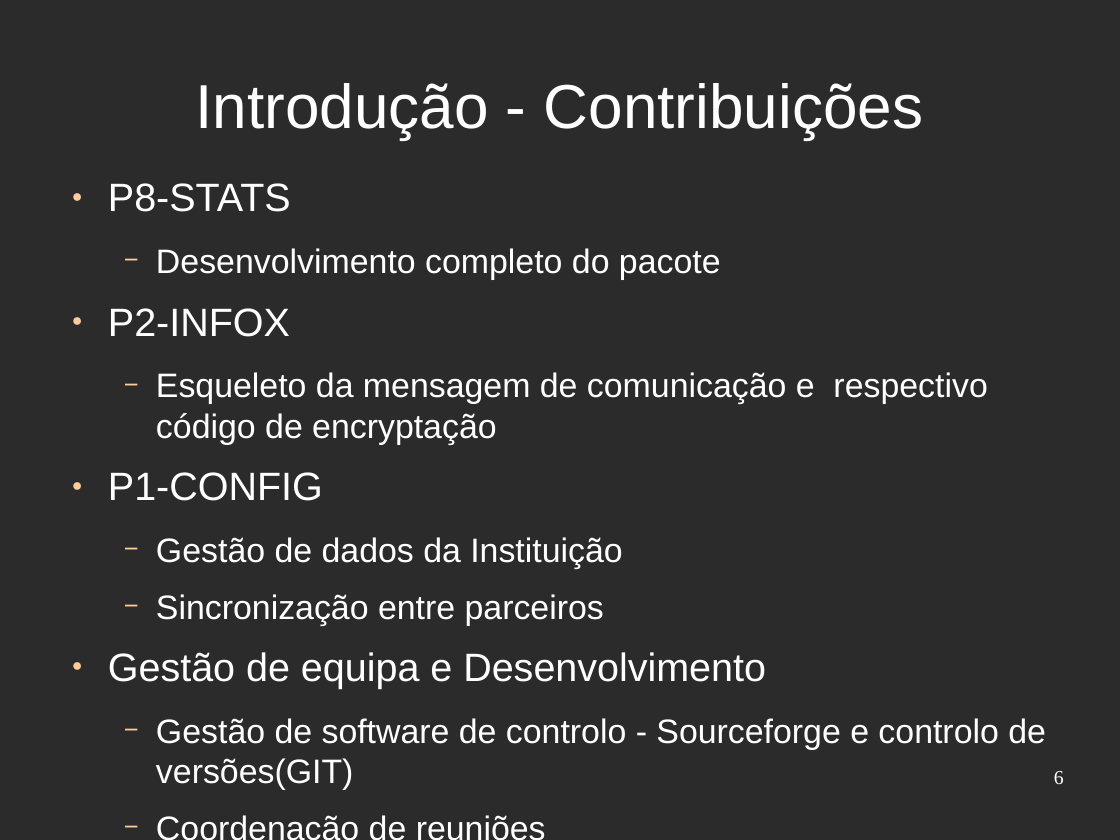
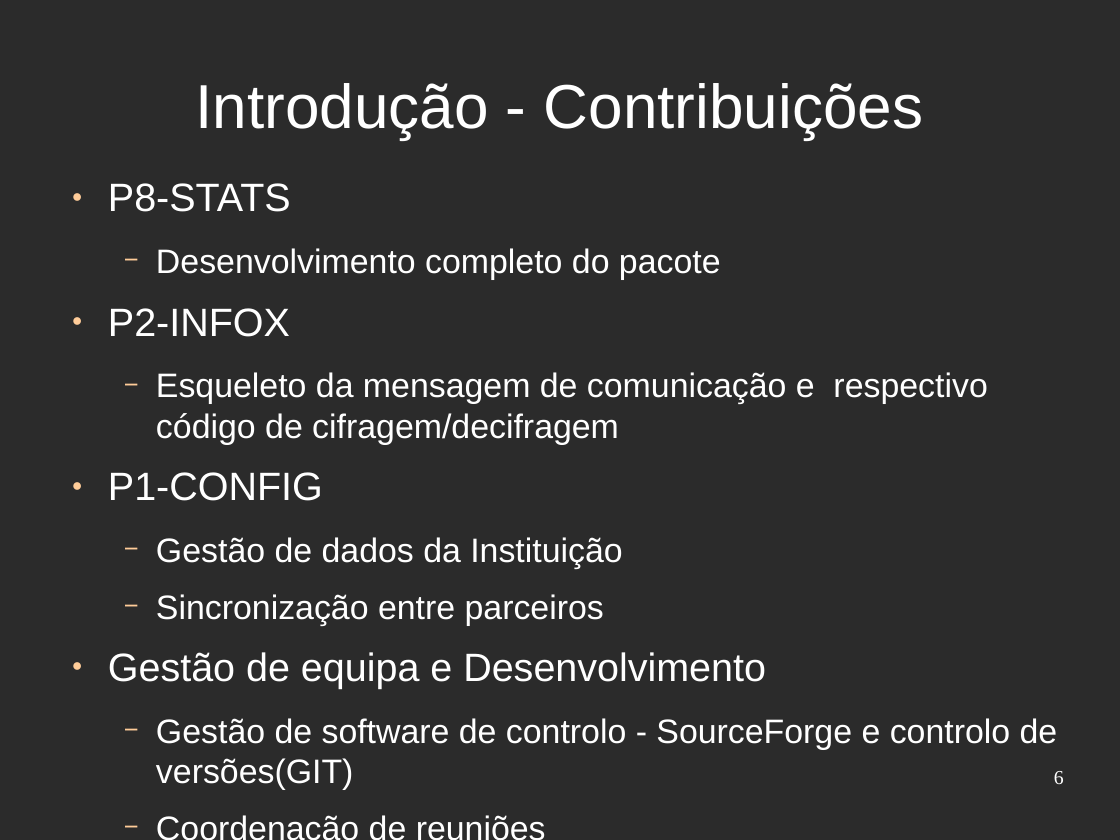
Before and after one commit to djjorjinho/mutworange_2011, a slide deck: slide 6 of documents/presentation/apresentacao_portugal.odp. Drawn at 1120x840 pixels with LibreOffice and Linux fonts; fonts in the diff are those of the drawing; background and template pictures are left out; a plain dark background stands for a picture behind light text. Boxes give left, top, right and bottom in pixels: in the first picture for what was removed or moved away, otherwise in the second. Text is boxed around its words. In the diff, an @@ line names an element or a change of style, - is before the commit and + after.

```diff
--- a/documents/presentation/apresentacao_portugal.odp
+++ b/documents/presentation/apresentacao_portugal.odp
@@ text at (156, 372, 987, 445): text changed @@
-  − Esqueleto da mensagem de comunicação e respectivo código de encryptação
+  − Esqueleto da mensagem de comunicação e respectivo código de cifragem/decifragem
@@ text at (156, 718, 1058, 790): text changed @@
-  − Gestão de software de controlo - Sourceforge e controlo de versões(GIT)
+  − Gestão de software de controlo - SourceForge e controlo de versões(GIT)
```
Also in this commit, not shown: 5 other slides changed.
